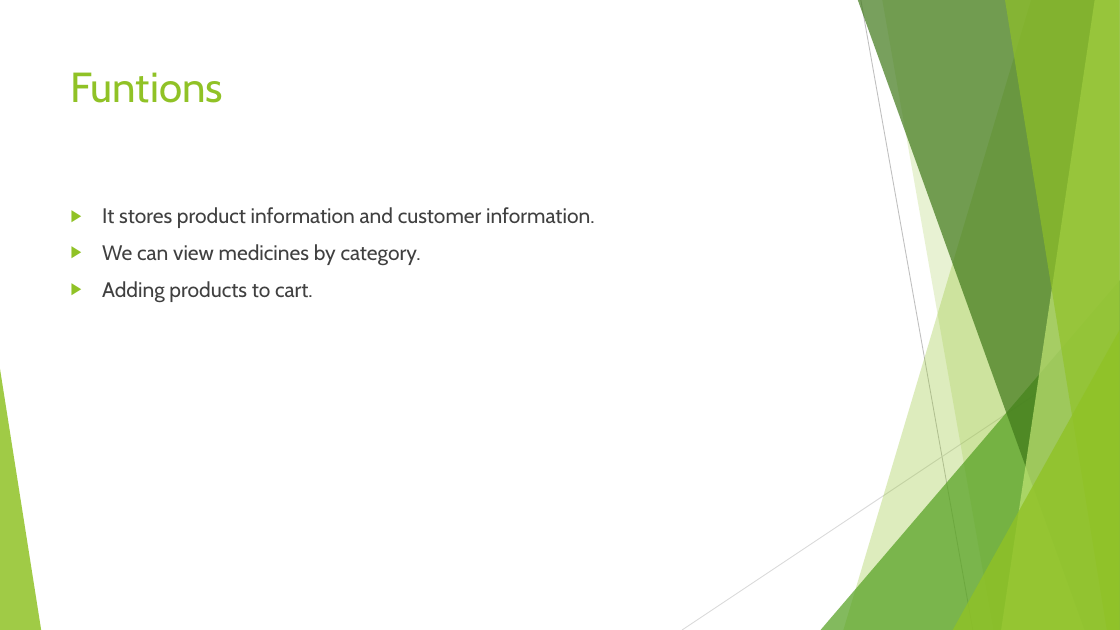
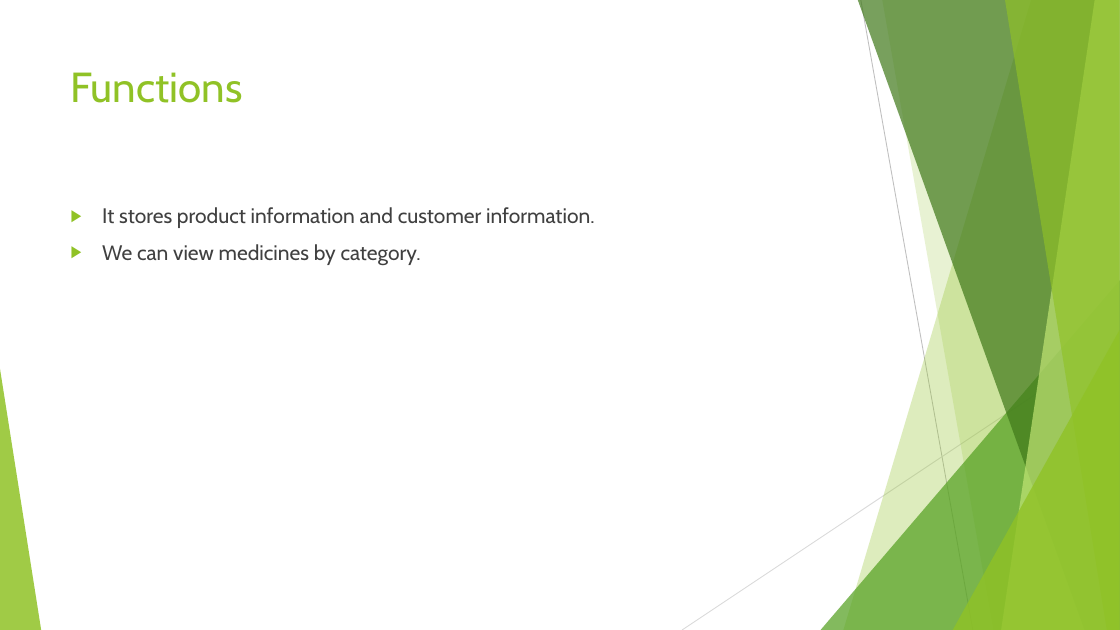
Before and after one commit to keshavgupta16-17/Pharmacy-Project-SRS-Document-and-ppt, a slide deck: slide 6 of OPMS.pptx (slide 5 before the commit). Drawn at 1120x630 pixels with LibreOffice and Linux fonts; fonts in the diff are those of the drawing. Boxes give left, top, right and bottom in pixels: in the first picture for what was removed or moved away, otherwise in the second. Text is boxed around its words. In the diff, an @@ line names an element or a change of style, - is before the commit and + after.

```diff
--- a/OPMS.pptx
+++ b/OPMS.pptx
@@ title at [71, 72, 243, 103]: text changed @@
-Funtions
+Functions
@@ text at [102, 281, 313, 303]: paragraph removed @@
-▶ Adding products to cart.
```
Also in this commit, not shown: 3 other slides changed, 2 slides added, 1 slide removed, 1 other file.
